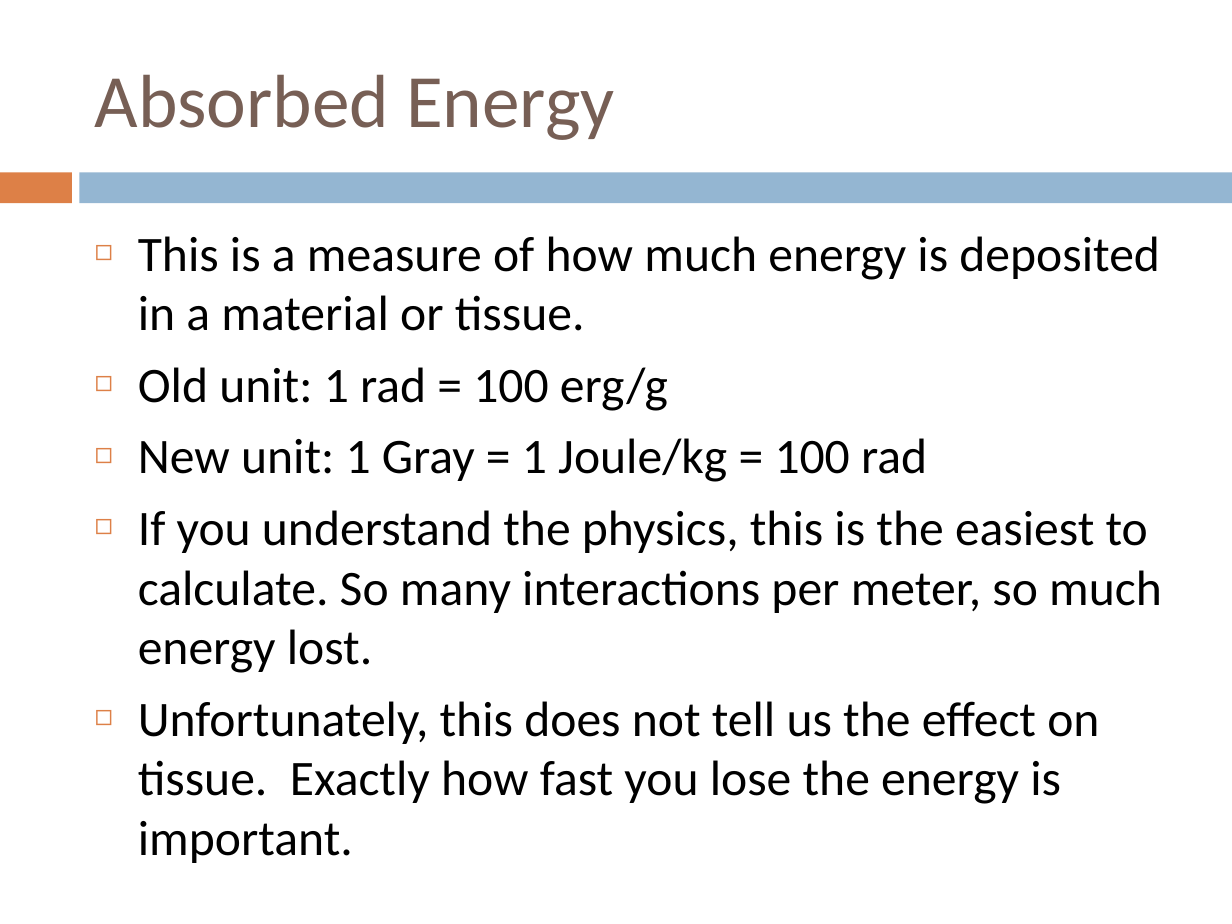
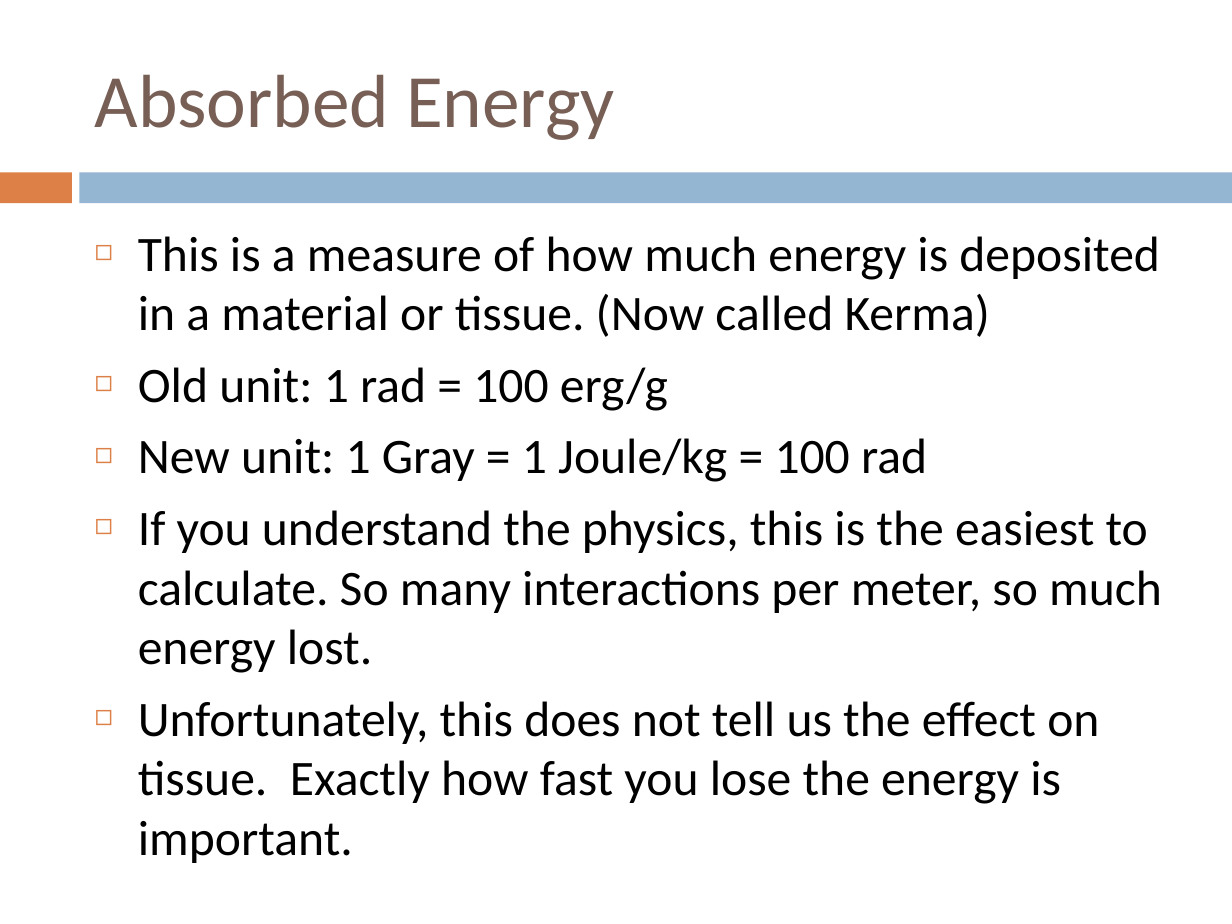
Before and after one commit to chuck-whitmer/fusor-stuff, a slide deck: slide 5 of Radiation Units.pptx. Drawn at 1232x924 pixels with LibreOffice and Linux fonts; fonts in the diff are those of the drawing. Boxes give left, top, right and bottom in pixels: in the first picture for what was removed or moved away, otherwise in the second. Text is boxed around its words. In the diff, an @@ line names an element or a change of style, - is before the commit and + after.

```diff
--- a/Radiation Units.pptx
+++ b/Radiation Units.pptx
@@ text at bbox=[138, 236, 1160, 337]: text changed @@
-◻ This is a measure of how much energy is deposited in a material or tissue.
+◻ This is a measure of how much energy is deposited in a material or tissue. (Now called Kerma)
```
Also in this commit, not shown: 2 other slides changed.
